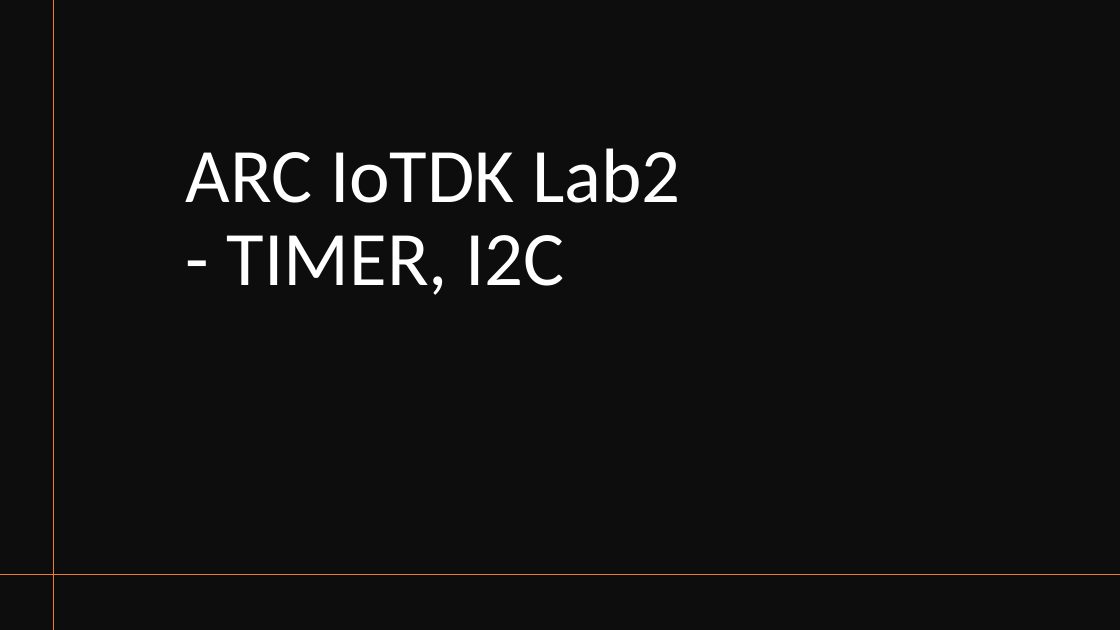
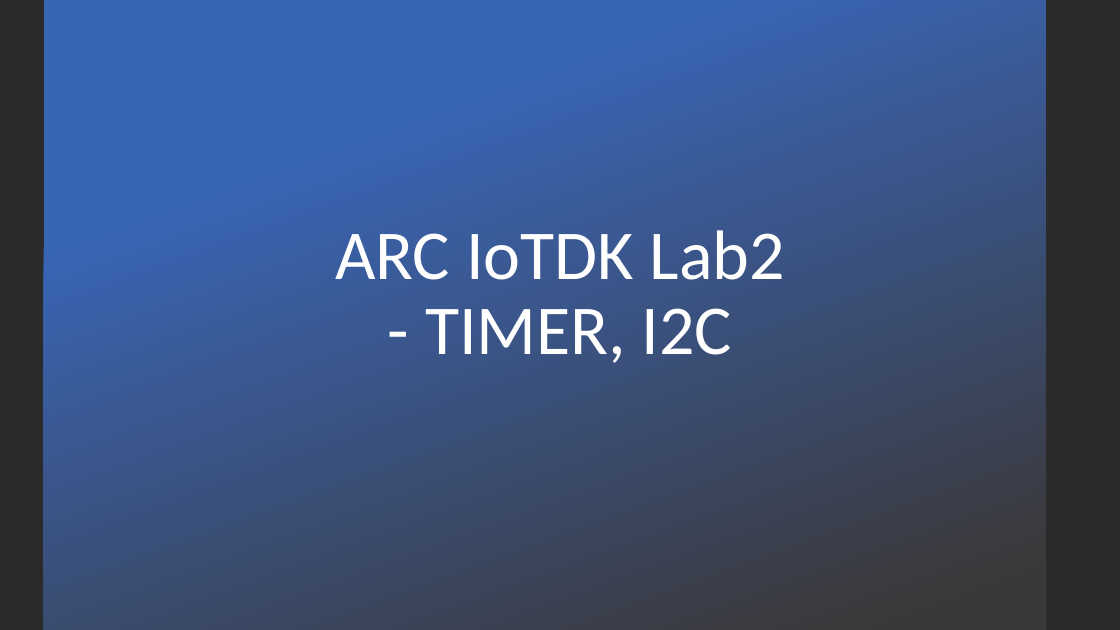
Before and after one commit to ParkerMactavish/Computer-Organization, a slide deck: slide 1 of ARC IoTDK Lab2.pptx. Drawn at 1120x630 pixels with LibreOffice and Linux fonts; fonts in the diff are those of the drawing; background and template pictures are left out; a plain dark background stands for a picture behind light text. Boxes give left, top, right and bottom in pixels: in the first picture for what was removed or moved away, otherwise in the second. Text is boxed around its words. In the diff, an @@ line names an element or a change of style, - is before the commit and + after.

```diff
--- a/ARC IoTDK Lab2.pptx
+++ b/ARC IoTDK Lab2.pptx
@@ background #FFFFFF to picture (left out) @@
@@ rectangle: place and size @@
-rectangle at (0,0,1120,630)
+rectangle at (44,0,1046,630)
@@ rectangle at (44,0,1046,630): fill #0D0D0D to gradient #3965B5 to #3B3838 @@
@@ line removed from (54, 0) to (54, 630) @@
@@ title "ARC IoTDK Lab2 - TIMER, ...": place and size @@
-title "ARC IoTDK Lab2 - TIMER, ..." at (186,148,681,295)
+title "ARC IoTDK Lab2 - TIMER, ..." at (335,230,785,363)
@@ title "ARC IoTDK Lab2 - TIMER, ..." at (335,230,785,363): size 66 to 60 pt; alignment left to centre @@
@@ line removed from (1120, 575) to (0, 575) @@
```
Also in this commit, not shown: 28 other slides changed.
